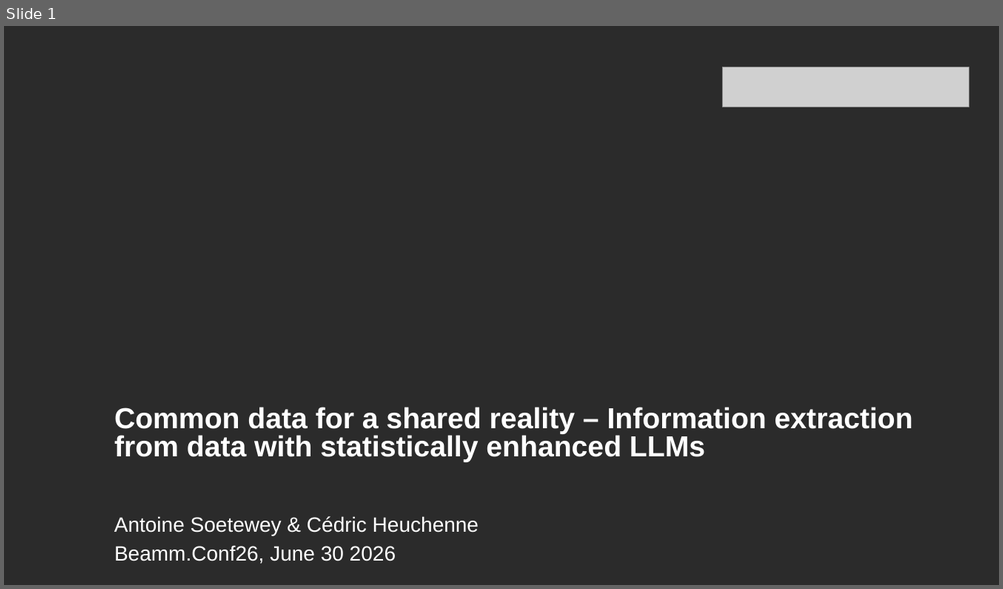
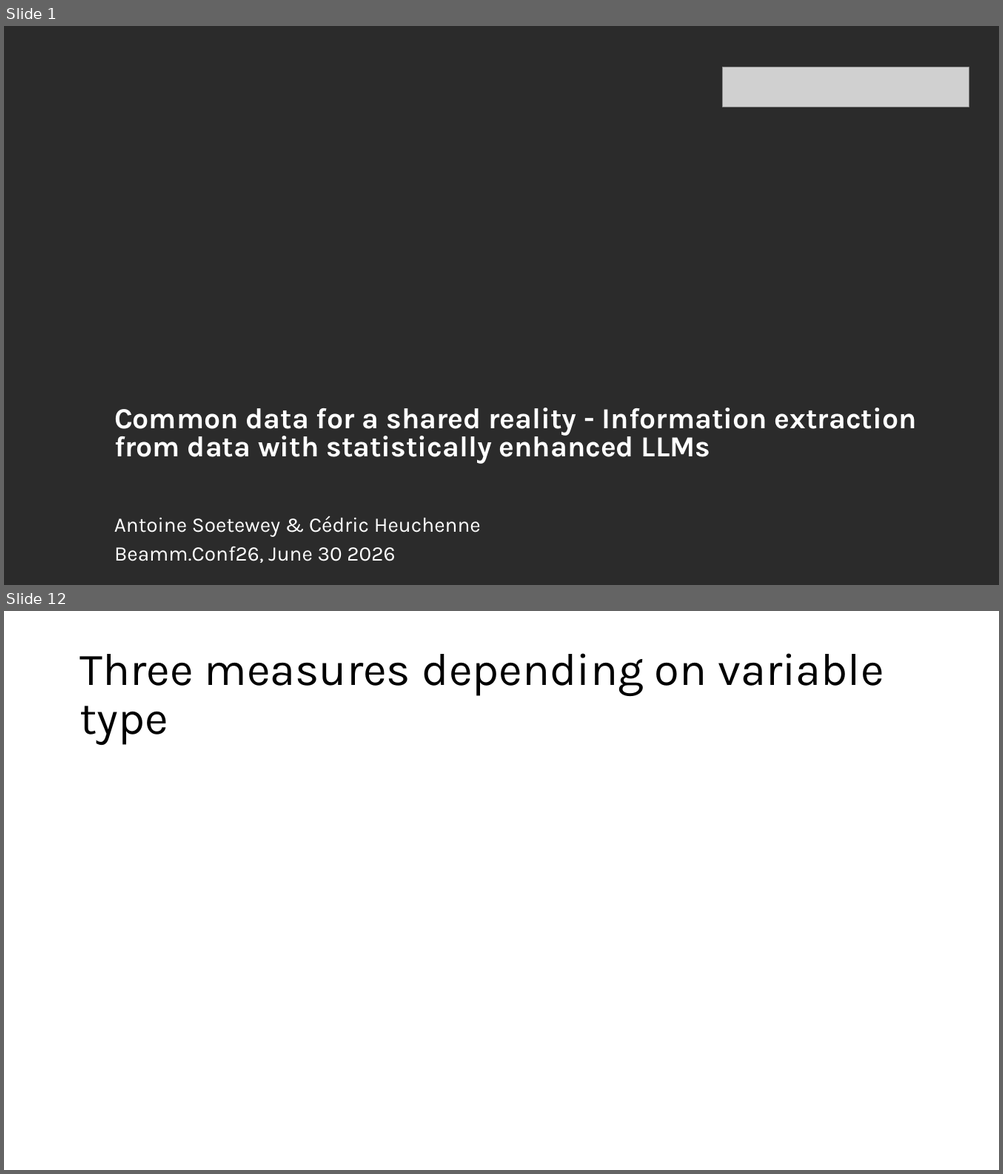
Before and after one commit to AntoineSoetewey/Beamm.Conf26, a slide deck: Slides_AntoineSoetewey_Beamm.Conf26.pptx. Shown one above the other, each under a label of ours: slide 1 before the commit, slides 1 and 12 after it; the slides between them are not shown. The pictures are 1003x589 and 1003x1174 pixels, drawn with LibreOffice and Linux fonts; fonts in the diff are those of the drawing; grey boxes stand for pictures; background and template pictures are left out; a plain dark background stands for a picture behind light text. Boxes give left, top, right and bottom in pixels: in the first picture for what was removed or moved away, otherwise in the second. Text is boxed around its words. In the diff, an @@ line names an element or a change of style, - is before the commit and + after.

```diff
--- a/Slides_AntoineSoetewey_Beamm.Conf26.pptx
+++ b/Slides_AntoineSoetewey_Beamm.Conf26.pptx
@@ slide 12 added at [4,611,999,1170], background #FFFFFF @@
@@ title added at [79,653,884,745], 44 pt, text #000000 @@
+Three measures depending on variable type
@@ slide 1 changed as well @@
@@ text at [114,408,916,464]: text changed; font Arial to Karla @@
-Common data for a shared reality – Information extraction from data with statistically enhanced LLMs
+Common data for a shared reality - Information extraction from data with statistically enhanced LLMs
@@ text "Antoine Soetewey & Cédric Heuchenne" at [114,517,481,537]: font Arial to Karla @@
@@ text "Beamm.Conf26, June 30 2026" at [114,546,395,563]: font Arial to Karla @@
```
Also in this commit, not shown: 1 other slide changed, 25 other slides added, 1 slide removed.
